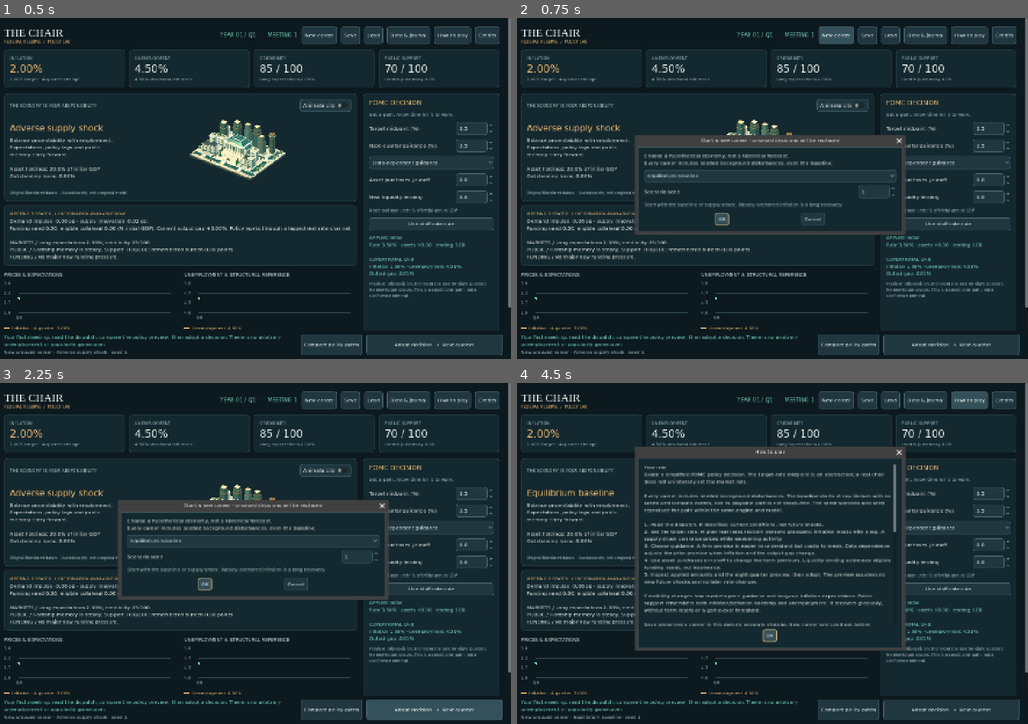
Above: before the commit, frames 1-4 (two rows, left to right).
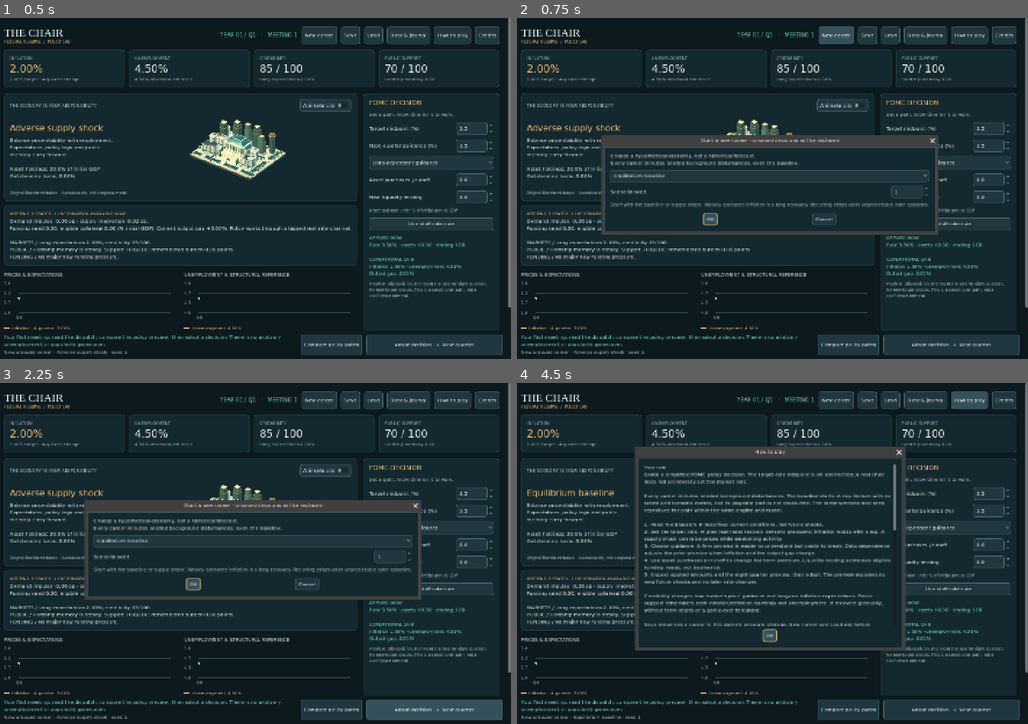
Above: after the commit, the same moments.

Repository: ihearttokyo/fed-chairman-game
Game: Godot game, scene res://main.tscn
Same seed, same stepped clock (60 frames per second), same inputs: the game is played once before the commit and once after it.
Inputs:
- Up to frame 1 (0.5 s): no input
- Up to frame 2 (0.75 s): click "New career" at 0.5 s
- Up to frame 3 (2.25 s): click "New career" at 1.25 s; click "Adopt decision → Next quarter" at 2 s
- Up to frame 4 (4.5 s): click "Adopt decision → Next quarter" at 2.75 s; click "OK" at 3.5 s; click "How to play" at 4.25 s

Frame 1 is identical in both runs. In frame 2, 3.0% of the frame differs, in the area x 16-83%, y 34-64%; in frame 3, 3.0%; in frame 4, less than 0.1%.

Commit message:
Add reproducible offline recurring-crisis careers

Diff:
--- a/game/model/economy.gd
+++ b/game/model/economy.gd
@@ -451,6 +451,28 @@
 
 
 func seeded_shock_path(seed: int, scenario: Dictionary, quarters: int) -> Array:
+	if scenario.id == "mixed_crises":
+		scenario = scenario.duplicate(true)
+		var templates: Dictionary = load_scenarios().scenarios
+		var episodes := RandomNumberGenerator.new()
+		episodes.seed = seed ^ 0x43414D50
+		var bag: Array = []
+		var onset := episodes.randi_range(12, 20)
+		while onset < quarters:
+			if bag.is_empty():
+				bag = ["demand_boom", "supply_shock", "funding_stress"]
+			var id: String = bag.pop_at(episodes.randi_range(0, bag.size() - 1))
+			var strength := episodes.randf_range(0.75, 1.25)
+			var polarity := 1.0 if id == "funding_stress" or episodes.randi_range(0, 1) == 1 else -1.0
+			var events: Array = templates[id].events
+			for template in events:
+				var event: Dictionary = template.duplicate(true)
+				event.quarter_index = onset + int(template.quarter_index) - int(events[0].quarter_index)
+				for key in ["demand_shock_pct", "supply_innovation_pct", "funding_need_pct_initial_gdp", "eligible_collateral_pct_initial_gdp", "solvency_risk_innovation_pct"]:
+					if event.has(key):
+						event[key] *= strength * polarity
+				scenario.events.append(event)
+			onset += episodes.randi_range(12, 20)
 	var rng := RandomNumberGenerator.new()
 	rng.seed = seed
 	var path: Array = []
--- a/game/model/scenarios.json
+++ b/game/model/scenarios.json
@@ -4,5 +4,6 @@
   {"id":"supply_shock","label":"Adverse supply shock","description":"Hypothetical temporary cost and capacity pressure, not a policy-controlled input.","initial":{},"events":[{"quarter_index":2,"supply_innovation_pct":1.8},{"quarter_index":3,"supply_innovation_pct":0.5}]},
   {"id":"funding_stress","label":"Funding stress","description":"Hypothetical funding need with eligible collateral and …(416 unchanged characters)…
   {"id":"unanchored_inflation","label":"Weakly anchored inflation","description":"Hypothetical above-target inflation w …(303 unchanged characters)…
-  {"id":"lower_bound_slump","label":"Lower-bound slump","des …(301 unchanged characters)… rter_index":0,"demand_shock_pct":-0.5}]}
+  {"id":"lower_bound_slump","label":"Lower-bound slump","des …(301 unchanged characters)… rter_index":0,"demand_shock_pct":-0.5}]},
+  {"id":"mixed_crises","label":"Recurring crises (advanced)","description":"Fictional recurring demand, supply and funding episodes across a 60-year career. Future crises remain unknown; incidence is not historically calibrated.","initial":{},"events":[]}
 ]
--- a/game/play/build_check.gd
+++ b/game/play/build_check.gd
@@ -24,8 +24,8 @@
 		check(restored.state == career.state, "exact replay state")
 	check(game.career.state.quarter_index == 0, "main scene starts")
 	check(game.city.get_child_count() > 0, "original city resource loads")
-	if failures == 0 and checks == 141:
-		print("PASS: 141 release-safe checks; six 20-quarter careers, lossless replay, main scene and city")
+	if failures == 0 and checks == 164:
+		print("PASS: 164 release-safe checks; seven 20-quarter careers, lossless replay, main scene and city")
 		print("MODEL_DIGEST ", Career.new().model_digest())
 		return 0
 	printerr("FAIL: build verification completed ", checks, " checks with ", failures, " failures")
--- a/game/play/main.gd
+++ b/game/play/main.gd
@@ -590,7 +590,7 @@
 	box.add_child(scenario)
 	seed_input = _spin(box, "Scenario seed", 1, 2147483647, 1, "Same scenario and seed reproduce the path within the same engine and model.")
 	seed_input.value = 1
-	_label(box, "Start with the baseline or supply shock. Weakly anchored inflation is a long recovery.", 13, MUTED)
+	_label(box, "Start with the baseline or supply shock. Weakly anchored inflation is a long recovery. Recurring crises adds unpredictable later episodes.", 13, MUTED)
 	dialog.confirmed.connect(func():
 		_apply_input(seed_input)
 		_start_career(scenario.get_item_metadata(scenario.selected), int(seed_input.value))
@@ -626,7 +626,7 @@
 	)
 
 func _help() -> void:
-	_text_dialog("How to play", "Your role\nGuide a simplified  …(1466 unchanged characters)… on is off by default.\n\nModel limits\nSix hypothetical scenarios; behavioral coefficients are design assu …(332 unchanged characters)…
+	_text_dialog("How to play", "Your role\nGuide a simplified  …(1466 unchanged characters)… on is off by default.\n\nModel limits\nSeven hypothetical scenarios. Recurring crises precomputes paired demand, supply and funding episodes throughout a 60-year career; future episodes stay unknown. Incidence and behavioral coefficients are design assu …(332 unchanged characters)…
 
 func _process(delta: float) -> void:
 	if city != null and not reduced_motion:
--- a/game/tests/career_test.gd
+++ b/game/tests/career_test.gd
@@ -6,6 +6,12 @@
 		failures += 1
 		printerr("FAIL: " + message)
 func _initialize() -> void:
+	check_recurring_crises()
+	if OS.get_cmdline_user_args().has("--campaign-only"):
+		if failures == 0:
+			print("PASS: recurring offline crises, bounded variety, exact replay and current-only forecasts")
+		quit(1 if failures else 0)
+		return
 	check_situation_briefing()
 	if OS.get_cmdline_user_args().has("--situation-only"):
 		if failures == 0:
@@ -92,6 +98,113 @@
 		print("PASS: career progression, forecast isolation, validated lossless saves and 49-quarter continuity")
 	quit(1 if failures else 0)
 
+func check_recurring_crises() -> void:
+	var career := Career.new()
+	check(career.cases.has("mixed_crises"), "recurring crisis campaign is selectable")
+	# This candidate also proves the generator behavior before the selector exists.
+	var scenario: Dictionary = career.cases.get("mixed_crises", {"id": "mixed_crises", "initial": {}, "events": []})
+	var original: Dictionary = career.cases.duplicate(true)
+	var parameters: Dictionary = career.params.duplicate(true)
+	var signatures := {}
+	var polarities := {"demand": {}, "supply": {}}
+	var strengths := {}
+	for seed_number in [0, 1, 17, 41, 417, -2147483647, 2147483647, -9223372036854775807, 9223372036854775807]:
+		var path: Array = career.model.seeded_shock_path(seed_number, scenario, 240)
+		var background: Array = career.model.seeded_shock_path(seed_number, {"id": "base", "events": []}, 240)
+		check(path == career.model.seeded_shock_path(seed_number, scenario, 240), "same seed exactly reproduces all campaign shocks")
+		check(path.slice(0, 48) == career.model.seeded_shock_path(seed_number, scenario, 48), "short campaign is an exact horizon prefix")
+		check(path == career.model.seeded_shock_path(seed_number, scenario, 1000).slice(0, 240), "exporter horizon preserves the campaign prefix")
+		var onsets: Array = []
+		var types: Array = []
+		var bag := {}
+		var q := 0
+		while q < path.size():
+			check(career.model._validate_shocks(path[q]).ok, "campaign shock stays within native input bounds")
+			var demand: float = path[q].demand_shock_pct - background[q].demand_shock_pct
+			var supply: float = path[q].supply_innovation_pct - background[q].supply_innovation_pct
+			var funding: float = path[q].get("funding_need_pct_initial_gdp", 0.0)
+			check(path[q].r_star_change_pct == background[q].r_star_change_pct, "episode RNG does not perturb background neutral-rate innovations")
+			if abs(demand) < 0.2 and abs(supply) < 0.05 and funding == 0.0:
+				check(path[q] == background[q], "non-episode quarter retains the exact background path")
+				q += 1
+				continue
+			var kind := "demand" if abs(demand) >= 0.2 else "supply" if abs(supply) >= 0.05 else "funding"
+			check(q >= 12 and q <= 20 if onsets.is_empty() else q - onsets[-1] >= 12 and q - onsets[-1] <= 20, "first and recurring onsets are 12 to 20 quarters apart")
+			check(not bag.has(kind), "each crisis type appears once before the bag refills")
+			bag[kind] = true
+			if bag.size() == 3:
+				bag.clear()
+			onsets.append(q)
+			types.append(kind)
+			var strength: float = abs(demand) / 1.2 if kind == "demand" else abs(supply) / 1.8 if kind == "supply" else funding / 3.0
+			check(strength >= 0.75 - 1e-6 and strength <= 1.25 + 1e-6, "episode strength is 0.75 to 1.25 times its existing template")
+			strengths[snappedf(strength, 0.001)] = true
+			if kind != "funding":
+				polarities[kind][signf(demand if kind == "demand" else supply)] = true
+			if q + 1 < path.size():
+				var next: Dictionary = path[q + 1]
+				check(career.model._validate_shocks(next).ok and next.r_star_change_pct == background[q + 1].r_star_change_pct, "second episode quarter has valid, unchanged background inputs")
+				if kind == "demand":
+					check(is_equal_approx(next.demand_shock_pct - background[q + 1].demand_shock_pct, demand / 2.0) and supply == 0.0, "paired demand pulses preserve their sign and template ratio")
+				elif kind == "supply":
+					check(is_equal_approx(next.supply_innovation_pct - background[q + 1].supply_innovation_pct, supply * 0.5 / 1.8) and demand == 0.0, "paired supply pulses preserve their sign and template ratio")
+				else:
+					check(is_equal_approx(next.funding_need_pct_initial_gdp, 2.0 * strength) and demand == 0.0 and supply == 0.0, "funding episode retains its paired financing needs")
+					check(is_equal_approx(path[q].eligible_collateral_pct_initial_gdp, 6.0 * strength) and is_equal_approx(next.eligible_collateral_pct_initial_gdp, 4.0 * strength), "funding collateral scales with the existing template")
+					check(path[q].collateral_haircut_pct == 25.0 and next.collateral_haircut_pct == 25.0 and path[q].liquidity_eligibility_pct == 100.0 and next.liquidity_eligibility_pct == 100.0 and is_equal_approx(path[q].solvency_risk_innovation_pct, 0.6 * strength), "liquidity safeguards and separate solvency impairment remain intact")
+			q += 2
+		check(onsets.size() >= 11 and onsets[-1] > 200, "major crises continue through the late career")
+		signatures[str(onsets) + str(types)] = true
+	check(signatures.size() >= 8, "seeds materially vary episode timing and order")
+	check(polarities.demand.size() == 2 and polarities.supply.size() == 2 and strengths.size() >= 20, "demand and supply include both signs and varied episode strengths")
+	check(career.cases == original and career.params == parameters, "campaign generation cannot mutate templates or parameters")
+	seed(1729)
+	var global_first := randi()
+	var global_second := randi()
+	seed(1729)
+	check(randi() == global_first, "global RNG fixture starts consistently")
+	career.model.seeded_shock_path(417, scenario, 240)
+	check(randi() == global_second, "campaign generation does not consume global randomness")
+	if not career.cases.has("mixed_crises"):
+		return
+	check(career.start("mixed_crises", 417).ok, "actual campaign career starts")
+	var preserved := career.encode()
+	var choice: Dictionary = career.model.benchmark_policy(career.state, career.params, "feedback")
+	var forecast: Dictionary = career.forecast(choice)
+	var briefing := career.situation_briefing()
+	check(career.encode() == preserved, "campaign forecast and narrative are read-only")
+	career.shocks[200].funding_need_pct_initial_gdp = 99.0
+	check(career.forecast(choice) == forecast and career.situation_briefing() == briefing, "campaign preview and narrative cannot inspect an unknown future crisis")
+	check(career.restore(bytes_to_var(preserved)).ok and career.encode() == preserved, "forecast inspection and future-input fixture leave no persistent mutation")
+	var old_model: Dictionary = career.payload()
+	old_model.model_digest = "5736a1b7d39bebe2ddc436a4b92d0a8762afe03e1c5e5001ed4fe2a1c3be2edd"
+	check(not career.restore(old_model).ok and career.encode() == preserved, "previous model save is rejected without replacing the active campaign")
+	var funding_quarter := 0
+	while funding_quarter < Career.MAX_QUARTERS and career.shocks[funding_quarter].get("funding_need_pct_initial_gdp", 0.0) <= 0.1:
+		check(career.advance(career.model.benchmark_policy(career.state, career.params, "feedback")).ok, "actual prefix advances toward a recurring funding episode")
+		funding_quarter += 1
+	check(funding_quarter < Career.MAX_QUARTERS, "actual career contains a recurring funding episode")
+	if funding_quarter == Career.MAX_QUARTERS:
+		return
+	var assisted := Career.new()
+	check(assisted.restore(bytes_to_var(career.encode())).ok, "late funding prefix exactly replays")
+	choice = career.model.benchmark_policy(career.state, career.params, "hold")
+	check(career.situation_briefing().contains("New funding pressure"), "late campaign crisis is disclosed only at its current meeting")
+	check(career.advance(choice).ok, "unassisted late funding decision advances")
+	choice.liquidity_request_pct_initial_gdp = 5.0
+	check(assisted.advance(choice).ok, "paired late lending decision advances")
+	check(assisted.state.uncovered_funding_pct_initial_gdp < career.state.uncovered_funding_pct_initial_gdp and assisted.state.credit_spread_pct < career.state.credit_spread_pct, "late eligible lending lowers uncovered need and the funding spread")
+	check(assisted.state.solvency_risk_wedge_pct == career.state.solvency_risk_wedge_pct and assisted.state.solvency_risk_wedge_pct > 0.0, "lending cannot erase late credit impairment")
+	for kind in ["hold", "feedback"]:
+		var completed := Career.new()
+		completed.start("mixed_crises", 417)
+		for quarter in range(Career.MAX_QUARTERS):
+			check(completed.advance(completed.model.benchmark_policy(completed.state, completed.params, kind)).ok, "full campaign advances without a forced reset")
+		var replay := Career.new()
+		check(replay.restore(bytes_to_var(completed.encode())).ok and replay.state == completed.state and replay.history == completed.history and replay.shocks == completed.shocks and replay.decisions == completed.decisions, "complete campaign exactly replays every state and input")
+		preserved = completed.encode()
+		check(not completed.advance(choice).ok and completed.encode() == preserved, "campaign terminal rejection is pure")
+
 func check_situation_briefing() -> void:
 	var untreated := Career.new()
 	untreated.start("funding_stress", 41)
--- a/game/tests/model_test.gd
+++ b/game/tests/model_test.gd
@@ -577,7 +577,7 @@
 func _test_shipped_scenarios_and_seeded_robustness() -> void:
 	var params: Dictionary = load_parameters().values
 	var scenarios_result: Dictionary = load_scenarios()
-	expect_true(scenarios_result.ok and scenarios_result.scenarios.size() == 6, "six named scenarios validate")
+	expect_true(scenarios_result.ok and scenarios_result.scenarios.size() == 7, "seven named scenarios validate")
 	if not scenarios_result.ok:
 		return
 	var scenarios: Dictionary = scenarios_result.scenarios
Not shown, changed: .github/workflows/godot.yml
Not shown, changed: README.md
Not shown, changed: game/README.md
Not shown, changed: scripts/build-workbook.py
Not shown, changed: scripts/spreadsheet/build-policy-lab.mjs
Not shown, changed: scripts/tests/test-package-safety.py
Not shown, changed: scripts/tests/test-workbook-safety.py
Not shown, changed: scripts/tests/verify-game-release.py
